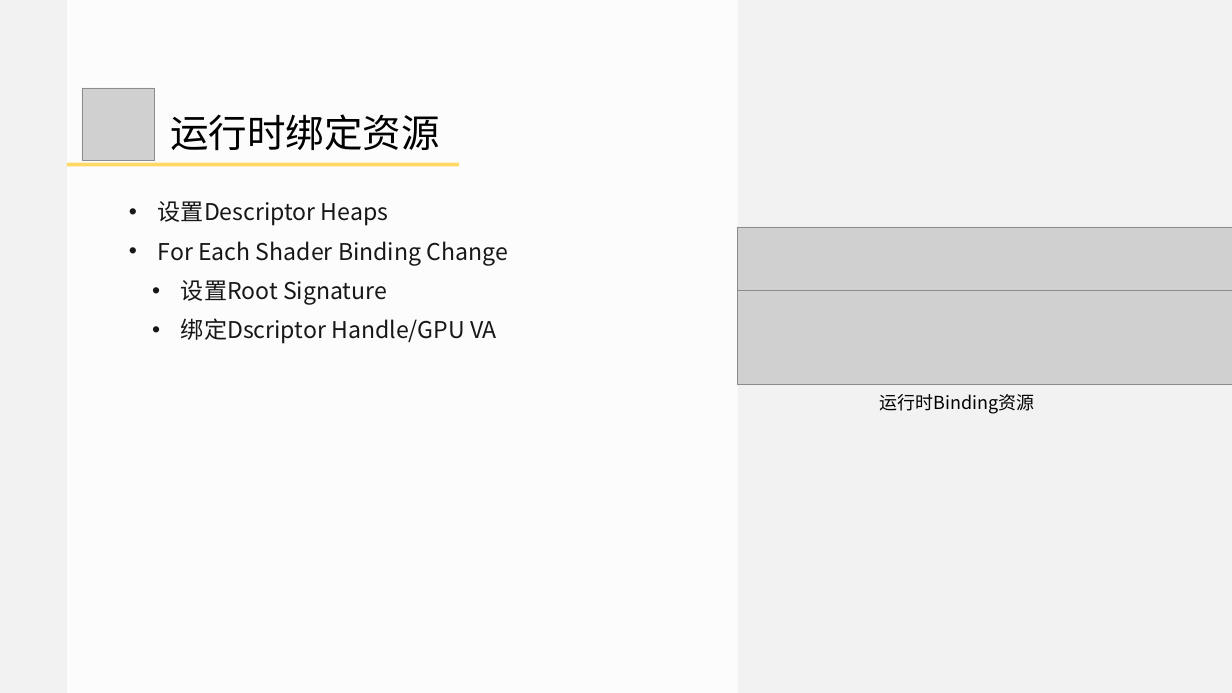
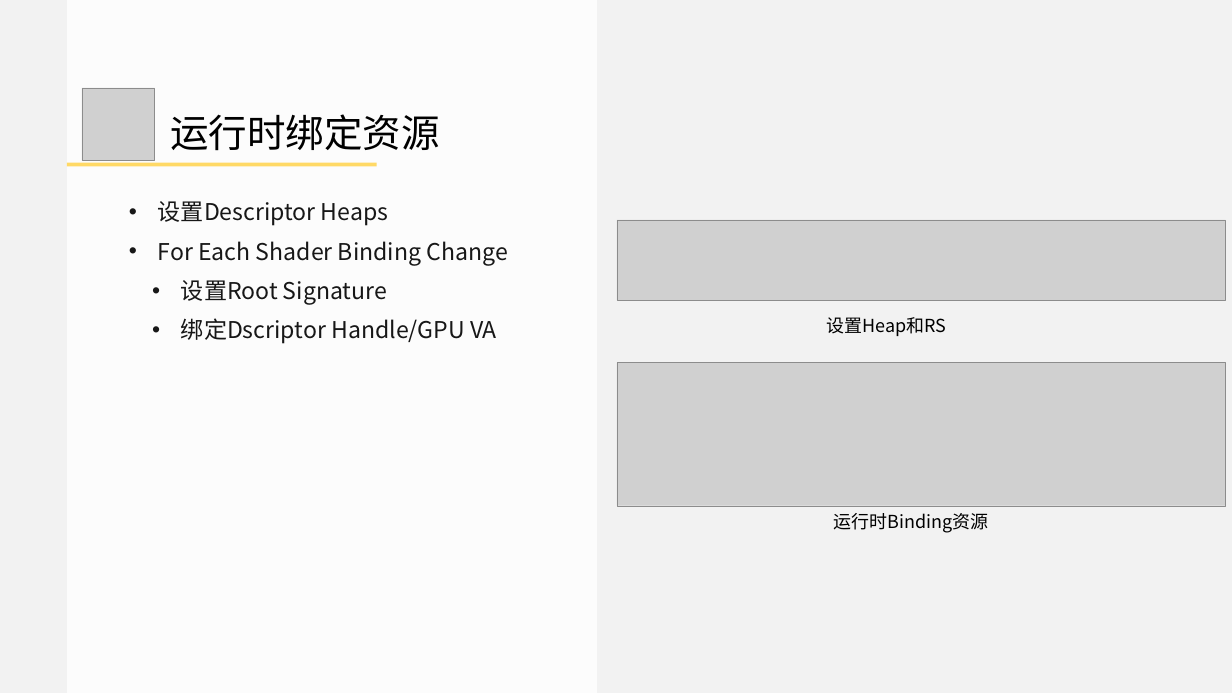
Before and after one commit to doomlover/KSGameEngineTutorials, a slide deck: slide 34 of PPTs/05.深入DX12绘制二.pptx (slide 28 before the commit). Drawn at 1232x693 pixels with LibreOffice and Linux fonts; fonts in the diff are those of the drawing; grey boxes stand for pictures. Boxes give left, top, right and bottom in pixels: in the first picture for what was removed or moved away, otherwise in the second. Text is boxed around its words. In the diff, an @@ line names an element or a change of style, - is before the commit and + after.

```diff
--- a/PPTs/05.深入DX12绘制二.pptx
+++ b/PPTs/05.深入DX12绘制二.pptx
@@ rectangle: place and size @@
-rectangle at [67,0,738,693]
+rectangle at [67,0,597,693]
@@ rectangle: place and size @@
-rectangle at [67,163,459,166]
+rectangle at [67,163,377,166]
@@ picture: place and size @@
-picture at [738,227,1232,290]
+picture at [617,220,1225,300]
@@ picture removed at [738,287,1232,384] @@
@@ text added at [827,317,947,336], 28 pt, text #000000 @@
+设置Heap和RS
@@ picture added at [617,363,1225,506] @@
@@ text "运行时Binding资源": place and size @@
-text "运行时Binding资源" at [880,394,1035,414]
+text "运行时Binding资源" at [834,513,989,533]
```
Also in this commit, not shown: 14 other slides changed, 10 slides added, 3 slides removed, 1 other file.
